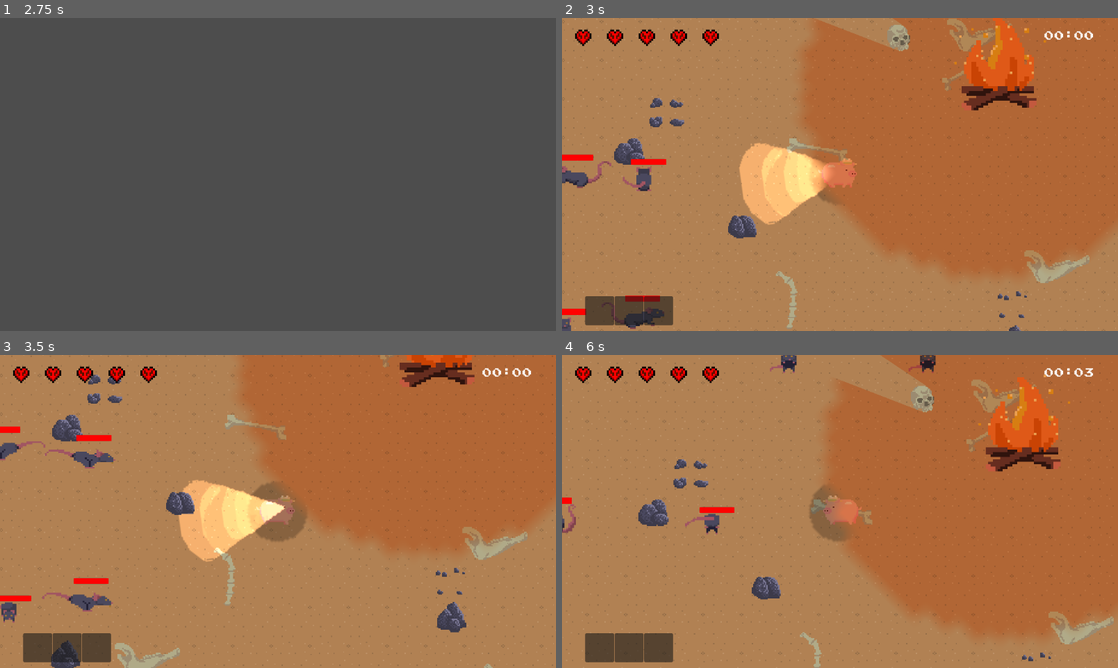
Above: before the commit, frames 1-4 (two rows, left to right).
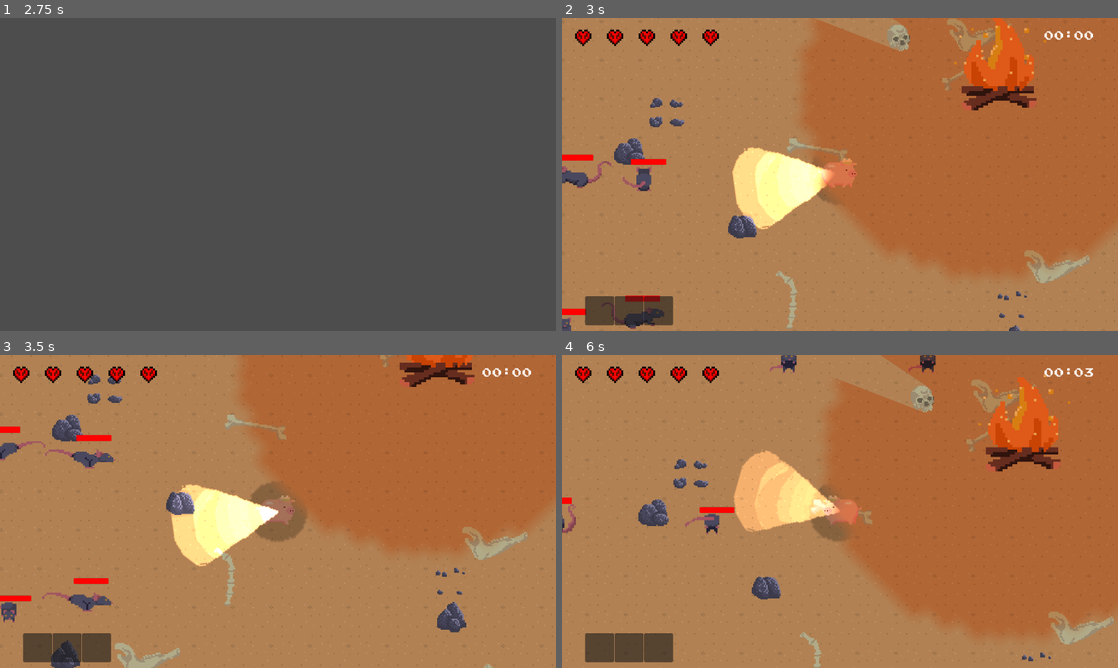
Above: after the commit, the same moments.

Repository: JasonLee4/MaizeRunnerGame
Game: Godot game, scene res://scenes/menus/main_menu.tscn
Same seed, same stepped clock (60 frames per second), same inputs: the game is played once before the commit and once after it.
Inputs (mouse positions are in pixels of both pictures, inside the frame that each line leads up to):
- Up to frame 1 (2.75 s): click "Start" at 0.5 s; click "Main Level" at 1.25 s; tap Enter at 2 s; move the mouse to (400, 158) at 2.02 s; hold D (right) from 2.03 s (still down); hold F (advance_dialogue) from 2.03 s (still down)
- Up to frame 2 (3 s): tap Space (dash) at 2.75, 2.85 s; move the mouse to (728, 190) at 2.77 s; release D (right) at 2.78 s; release F (advance_dialogue) at 2.78 s; hold S (down) from 2.78 s (still down)
- Up to frame 3 (3.5 s): keep holding S (down)
- Up to frame 4 (6 s): move the mouse to (895, 442) at 3.52 s; release S (down) at 3.53 s; hold D (right) 3.53-4.28 s; hold Right mouse button (punch) 3.53-4.28 s; move the mouse to (812, 574) at 4.27 s; hold W (up) 4.28-5.03 s; tap Mouse wheel down (scroll_down) at 4.35 s; move the mouse to (1006, 558) at 5.02 s; hold Mouse wheel up (scroll_up) 5.03-5.78 s; hold A (left) from 5.03 s (still down); tap R (reload) at 5.65 s; move the mouse to (673, 464) at 5.77 s; click (673, 464) at 5.85 s

Frame 1 is identical in both runs. In frame 2, 3.2% of the frame differs, in the area x 30-49%, y 39-68%; in frame 3, 3.3%, in the area x 30-52%, y 39-68%; in frame 4, 3.0%.

Commit message:
adding new light node to handle shadows of objects

Diff:
--- a/scenes/characters/Pig.gd
+++ b/scenes/characters/Pig.gd
@@ -61,6 +61,7 @@
 	# run through states
 	state_machine.process_states(delta)
 	$piglight.look_at(get_global_mouse_position())
+	$piglight_shadows.look_at(get_global_mouse_position())
 
 	if velocity != Vector2(0,0):
 		if state_machine.selected_state.name == "state_rolling":
--- a/scenes/characters/pig.tscn
+++ b/scenes/characters/pig.tscn
@@ -235,18 +235,26 @@
 
 [node name="piglight" type="PointLight2D" parent="."]
 position = Vector2(1, 0)
+texture = ExtResource("9_vx3vr")
+offset = Vector2(46, -3)
+
+[node name="piglightarea" type="Area2D" parent="piglight"]
+position = Vector2(-93.9117, 12.6176)
+collision_mask = 2
+
+[node name="CollisionPolygon2D" type="CollisionPolygon2D" parent="piglight/piglightarea"]
+position = Vector2(-20.0883, -15.6176)
+polygon = PackedVector2Array(181, -30, 113, 3, 182, 35)
+
+[node name="Marker2D2" type="Marker2D" parent="."]
+
+[node name="piglight_shadows" type="PointLight2D" parent="."]
+position = Vector2(1, 0)
 shadow_enabled = true
+shadow_filter = 1
+shadow_filter_smooth = 3.0
 texture = ExtResource("9_vx3vr")
-offset = Vector2(40, 0)
-
-[node name="piglightarea" type="Area2D" parent="piglight"]
-collision_mask = 2
-
-[node name="CollisionPolygon2D" type="CollisionPolygon2D" parent="piglight/piglightarea"]
-position = Vector2(-118, -1)
-polygon = PackedVector2Array(181, -30, 113, 3, 182, 35)
-
-[node name="Marker2D2" type="Marker2D" parent="."]
+offset = Vector2(46, -3)
 
 [connection signal="body_entered" from="pig_hitbox" to="." method="_on_pig_hitbox_body_entered"]
 [connection signal="body_exited" from="pig_hitbox" to="." method="_on_pig_hitbox_body_exited"]
